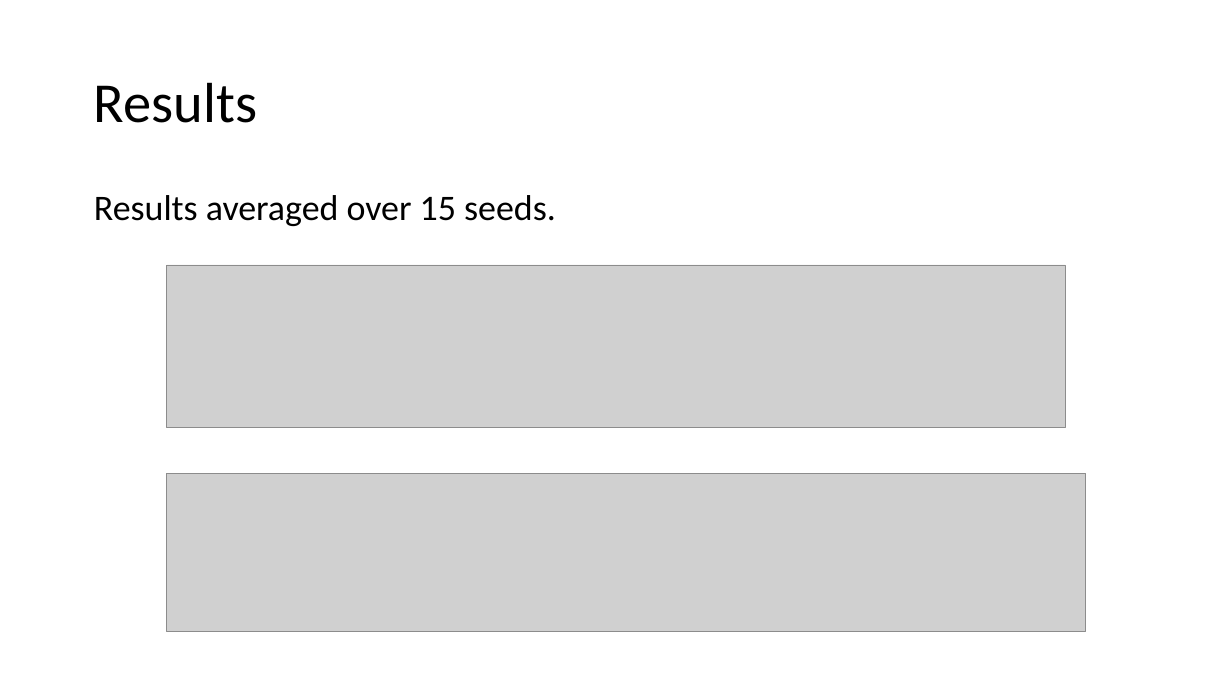
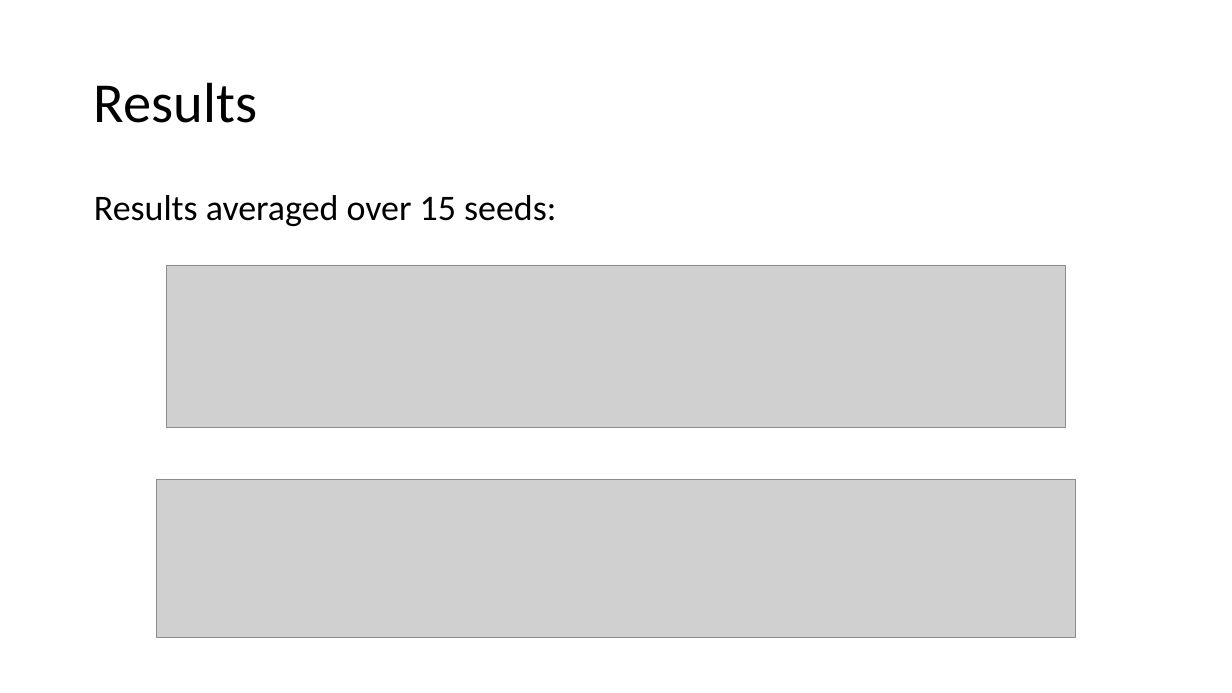
Before and after one commit to Shai128/236802, a slide deck: slide 11 of 236802/ARL presentation.pptx. Drawn at 1232x693 pixels with LibreOffice and Linux fonts; fonts in the diff are those of the drawing; grey boxes stand for pictures. Boxes give left, top, right and bottom in pixels: in the first picture for what was removed or moved away, otherwise in the second. Text is boxed around its words. In the diff, an @@ line names an element or a change of style, - is before the commit and + after.

Commit message:
updated slides

```diff
--- a/236802/ARL presentation.pptx
+++ b/236802/ARL presentation.pptx
@@ text at [94, 195, 556, 226]: text changed @@
-Results averaged over 15 seeds.
+Results averaged over 15 seeds:
@@ picture: place and size @@
-picture at [167, 473, 1086, 632]
+picture at [156, 480, 1075, 639]
```
